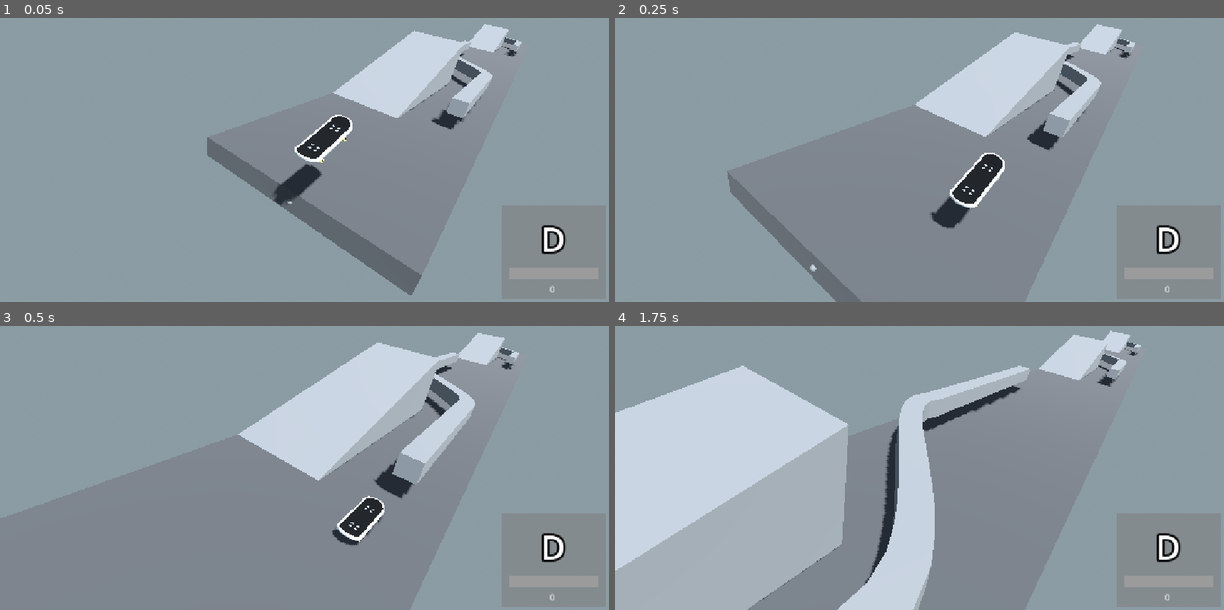
Above: before the commit, frames 1-4 (two rows, left to right).
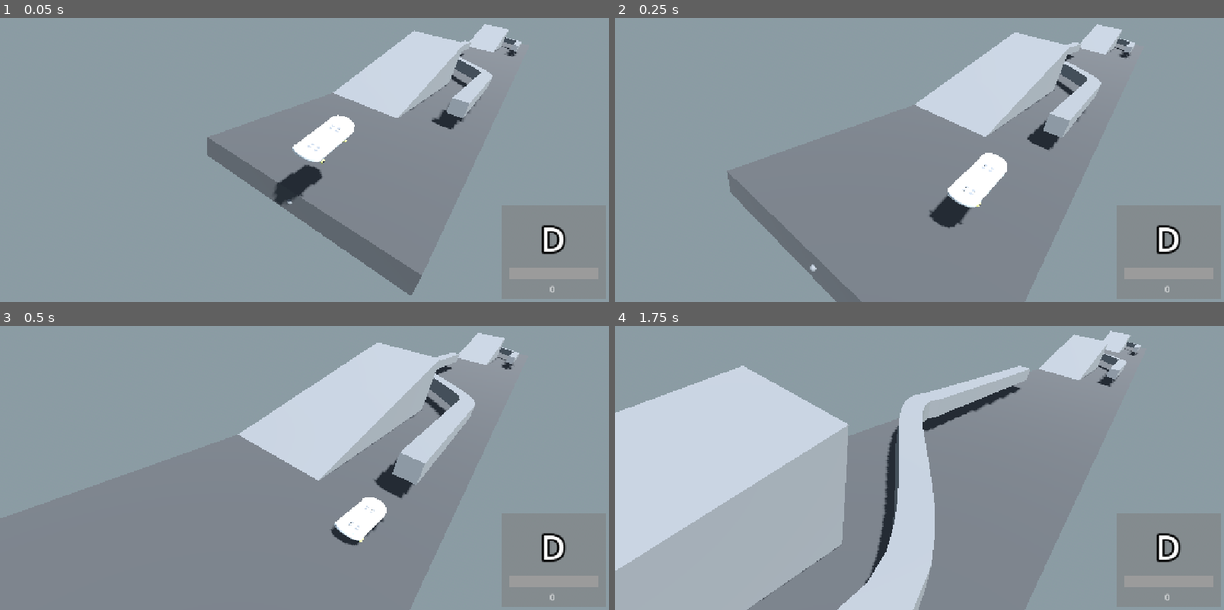
Above: after the commit, the same moments.

Repository: SlyZ1/ludum60
Game: Godot game, scene res://scenes/skate_prototype.tscn
Same seed, same stepped clock (60 frames per second), same inputs: the game is played once before the commit and once after it.
Inputs:
- Up to frame 1 (0.05 s): no input
- Up to frame 2 (0.25 s): no input
- Up to frame 3 (0.5 s): no input
- Up to frame 4 (1.75 s): hold N (B) 0.53-1.28 s; tap F (F) at 0.8, 1.35 s; tap H (H) at 1.55 s

The runs differ from the first frame. In frame 1, 0.8% of the frame differs, in the area x 45-59%, y 34-63%; in frame 2, 0.9%, in the area x 51-65%, y 47-75%; in frame 3, 0.6%; in frame 4, nothing differs.

Commit message:
rip le shader

Diff:
--- a/prefabs/skate.tscn
+++ b/prefabs/skate.tscn
@@ -2,7 +2,7 @@
 
 [ext_resource type="Script" uid="uid://dhrwk24kr7uqb" path="res://scripts/skate_orientation.gd" id="1_sgunh"]
 [ext_resource type="Script" uid="uid://bgwv5b1vd00jg" path="res://scripts/anim_controller.gd" id="2_2wimw"]
-[ext_resource type="PackedScene" uid="uid://b7mx4wspgkln" path="res://models/skate.glb" id="2_ke4g0"]
+[ext_resource type="PackedScene" uid="uid://dqbibo65s0xsy" path="res://scenes/skate2.tscn" id="2_ke4g0"]
 
 [sub_resource type="SphereShape3D" id="SphereShape3D_tnd71"]
 radius = 1.0
@@ -54,8 +54,8 @@
 shape = SubResource("BoxShape3D_tnd71")
 target_position = Vector3(0, 0, 0)
 
-[node name="skate" parent="Skate" unique_id=70394129 instance=ExtResource("2_ke4g0")]
-transform = Transform3D(0.9999998, 0, 0, 0, 1, 0, 3.5527137e-15, 0, 0.73553693, 0, -0.26350078, 0)
+[node name="skate2" parent="Skate" unique_id=707180338 instance=ExtResource("2_ke4g0")]
+transform = Transform3D(1.1000001, 0, 3.5527137e-15, 0, 1.03, 0, 3.5527137e-15, 0, 0.72, 0, -0.27399707, 0)
 
 [node name="AnimController" type="Node" parent="." unique_id=671014669 node_paths=PackedStringArray("mesh_instance")]
 script = ExtResource("2_2wimw")
--- /dev/null
+++ b/scenes/skate2.tscn
@@ -0,0 +1,42 @@
+[gd_scene format=3 uid="uid://dqbibo65s0xsy"]
+
+[ext_resource type="PackedScene" uid="uid://dv7ebwkfj4bwr" path="res://prefabs/skate.glb" id="1_kmyvc"]
+[ext_resource type="Shader" uid="uid://c15d0s27ce88v" path="res://stylized_af.gdshader" id="2_ltxsj"]
+
+[sub_resource type="FastNoiseLite" id="FastNoiseLite_ewv2m"]
+noise_type = 2
+seed = 1
+frequency = 0.0247
+fractal_octaves = 3
+fractal_lacunarity = 1.54
+fractal_gain = 0.71
+fractal_weighted_strength = 0.14
+cellular_distance_function = 3
+cellular_jitter = 1.21
+cellular_return_type = 0
+domain_warp_enabled = true
+
+[sub_resource type="NoiseTexture2D" id="NoiseTexture2D_g4sur"]
+noise = SubResource("FastNoiseLite_ewv2m")
+
+[sub_resource type="Gradient" id="Gradient_4g2x5"]
+interpolation_mode = 1
+offsets = PackedFloat32Array(0, 0.30851063, 0.6560284, 1)
+colors = PackedColorArray(0, 0, 0, 1, 0.19973177, 0.19973174, 0.19973174, 1, 0.4487121, 0.4487121, 0.4487121, 1, 1, 1, 1, 1)
+metadata/_snap_count = 9
+
+[sub_resource type="GradientTexture1D" id="GradientTexture1D_2itxe"]
+gradient = SubResource("Gradient_4g2x5")
+
+[sub_resource type="ShaderMaterial" id="ShaderMaterial_7tpo4"]
+render_priority = 0
+shader = ExtResource("2_ltxsj")
+shader_parameter/noise = SubResource("NoiseTexture2D_g4sur")
+shader_parameter/palette = SubResource("GradientTexture1D_2itxe")
+shader_parameter/sig = 0.25
+
+[node name="skate" unique_id=707180338 instance=ExtResource("1_kmyvc")]
+
+[node name="Plastic White" parent="." index="0" unique_id=2037729414]
+transform = Transform3D(-0.9994538, 1.2588981e-08, 0.033048246, -3.585408e-05, 0.9999995, -0.0010846008, -0.033048224, -0.0010851908, -0.9994532, -0.0067302585, 0.55278116, 0)
+surface_material_override/2 = SubResource("ShaderMaterial_7tpo4")
--- /dev/null
+++ b/scenes/skate3.tscn
@@ -0,0 +1,5 @@
+[gd_scene format=3 uid="uid://7ed2gk6bbrv4"]
+
+[ext_resource type="PackedScene" uid="uid://b7mx4wspgkln" path="res://models/skate.glb" id="1_481v1"]
+
+[node name="skate" unique_id=1871703374 instance=ExtResource("1_481v1")]
--- a/scenes/skate_prototype.tscn
+++ b/scenes/skate_prototype.tscn
@@ -48,7 +48,7 @@
 quests = Array[ExtResource("4_s3shx")]([SubResource("Resource_p1m0m")])
 
 [node name="Skate" parent="." unique_id=1567484574 instance=ExtResource("4_wc5y2")]
-transform = Transform3D(-1.9233012e-08, 0, 0.44, 0, 0.44, 0, -0.44, 0, -1.9233012e-08, 0, 3.16, 0)
+transform = Transform3D(-1.923301e-08, 0, 0.44, 0, 0.44, 0, -0.44, 0, -1.923301e-08, 0, 3.16, 0)
 gravity = 30.0
 
 [node name="Ragdoll" type="RigidBody3D" parent="." unique_id=1062707097]
--- a/scripts/trick_manager.gd
+++ b/scripts/trick_manager.gd
@@ -62,7 +62,7 @@
 	_update_xp(0, lerp(20, 200, tanh(float(_tier) * _xp / 1000.0)) * delta)
 	if MapLoader.instance: if not MapLoader.instance.is_running: return
 
-	if not bullet_timer.is_stopped() and not _current_trick in ["instable_saut", "debut_saut"] and MapLoader.instance.is_running:
+	if not bullet_timer.is_stopped() and not _current_trick in ["instable_saut", "catch"] and MapLoader.instance.is_running:
 		Engine.time_scale = bullet_time_curve.sample((bullet_timer.wait_time - bullet_timer.time_left) / bullet_timer.wait_time)
 	else:
 		Engine.time_scale = 1
@@ -148,6 +148,8 @@
 	_nb_tricks_since_grounded += 1
 
 	var increased_by: int = 50 * _nb_tricks_since_grounded
+	if _name in ["instable_saut", "catch"]:
+		increased_by = 0
 	_xp_buffer += increased_by
 
 	_current_trick = _name
--- /dev/null
+++ b/stylized_af.gdshader
@@ -0,0 +1,28 @@
+shader_type spatial;
+
+
+uniform sampler2D noise;
+uniform sampler2D palette : source_color;
+//uniform float ref = 0.5;
+uniform float sig = 0.25;
+
+//void fragment() {
+	//ALBEDO = texture(noise, UV).rgb;
+//}
+
+void light() {
+	float nz = texture(noise, UV).r;
+	//float nz11 = 0.5 * nz - 1.0;
+	//vec2 tp = texture(noise, UV).rg;
+	//vec3 nn = vec3(sin(tp.x) * cos(tp.y), cos(tp.x), sin(tp.x) * sin(tp.y));
+
+	float l = max(0.001, dot(NORMAL, LIGHT));
+	float sl = pow(max(0.001, dot(NORMAL, normalize(LIGHT + VIEW))), 8.0);
+
+	l = 0.75 * clamp(l + sig * nz, 0.001, 0.99);
+	sl = 0.5 * clamp(sl + 1.3 * sig * nz, 0.001, 0.999);
+
+	DIFFUSE_LIGHT += texture(palette, vec2(clamp(l + sl, 0.01, 0.99), 0.)).rgb;
+	//SPECULAR_LIGHT += texture(palette, vec2(sl, 0.)).rgb;
+	//SPECULAR_LIGHT += texture(palette, vec2(sl, 0.)).rgb;
+}
--- /dev/null
+++ b/youpi_des_shaders.tscn
@@ -0,0 +1,50 @@
+[gd_scene format=3 uid="uid://cs1k6aib2t1s0"]
+
+[ext_resource type="PackedScene" uid="uid://dv7ebwkfj4bwr" path="res://prefabs/skate.glb" id="2_ds2o7"]
+[ext_resource type="Shader" uid="uid://c15d0s27ce88v" path="res://stylized_af.gdshader" id="2_vlmd8"]
+
+[sub_resource type="SphereMesh" id="SphereMesh_2ushs"]
+lightmap_size_hint = Vector2i(17, 9)
+
+[sub_resource type="FastNoiseLite" id="FastNoiseLite_ds2o7"]
+noise_type = 2
+seed = 1
+frequency = 0.02
+offset = Vector3(194.69, 0, 0)
+fractal_octaves = 4
+fractal_lacunarity = 1.51
+fractal_gain = 0.72
+cellular_distance_function = 3
+cellular_jitter = 1.67
+cellular_return_type = 0
+domain_warp_frequency = 0.03
+domain_warp_fractal_octaves = 3
+domain_warp_fractal_gain = 0.14
+
+[sub_resource type="NoiseTexture2D" id="NoiseTexture2D_gyqy1"]
+noise = SubResource("FastNoiseLite_ds2o7")
+
+[sub_resource type="Gradient" id="Gradient_gyqy1"]
+offsets = PackedFloat32Array(0, 0.0030030012, 0.34234235, 0.34534535, 0.6546547, 0.6576577, 0.6606607, 0.6636637, 1)
+colors = PackedColorArray(0, 0, 0, 1, 0, 0, 0, 1, 0, 0, 0, 1, 0.3102041, 0.3102041, 0.3102041, 1, 0.3586675, 0.3586675, 0.3586675, 1, 0.57568157, 0.57568157, 0.57568157, 1, 0.8712742, 0.8712742, 0.8712742, 1, 0.5568628, 0.5568628, 0.5568628, 1, 0.556953, 0.556953, 0.556953, 1)
+
+[sub_resource type="GradientTexture1D" id="GradientTexture1D_gyqy1"]
+gradient = SubResource("Gradient_gyqy1")
+
+[sub_resource type="ShaderMaterial" id="ShaderMaterial_xkdvy"]
+render_priority = 0
+shader = ExtResource("2_vlmd8")
+shader_parameter/noise = SubResource("NoiseTexture2D_gyqy1")
+shader_parameter/palette = SubResource("GradientTexture1D_gyqy1")
+shader_parameter/sig = 0.31
+
+[node name="YoupiDesShaders" type="Node3D" unique_id=1331287623]
+
+[node name="MeshInstance3D" type="MeshInstance3D" parent="." unique_id=1733232277]
+transform = Transform3D(3.21, 0, 0, 0, 3.21, 0, 0, 0, 3.21, 4.1703224, 0.7541306, 0)
+mesh = SubResource("SphereMesh_2ushs")
+surface_material_override/0 = SubResource("ShaderMaterial_xkdvy")
+
+[node name="skate" parent="." unique_id=707180338 instance=ExtResource("2_ds2o7")]
+transform = Transform3D(1, 0, 0, 0, 1, 0, 0, 0, 1, 9.9914055, 0, 0.553463)
+visible = false
Binary file added: prefabs/skate.glb
Not shown, added: prefabs/skate.glb.import
Not shown, added: stylized_af.gdshader.uid
